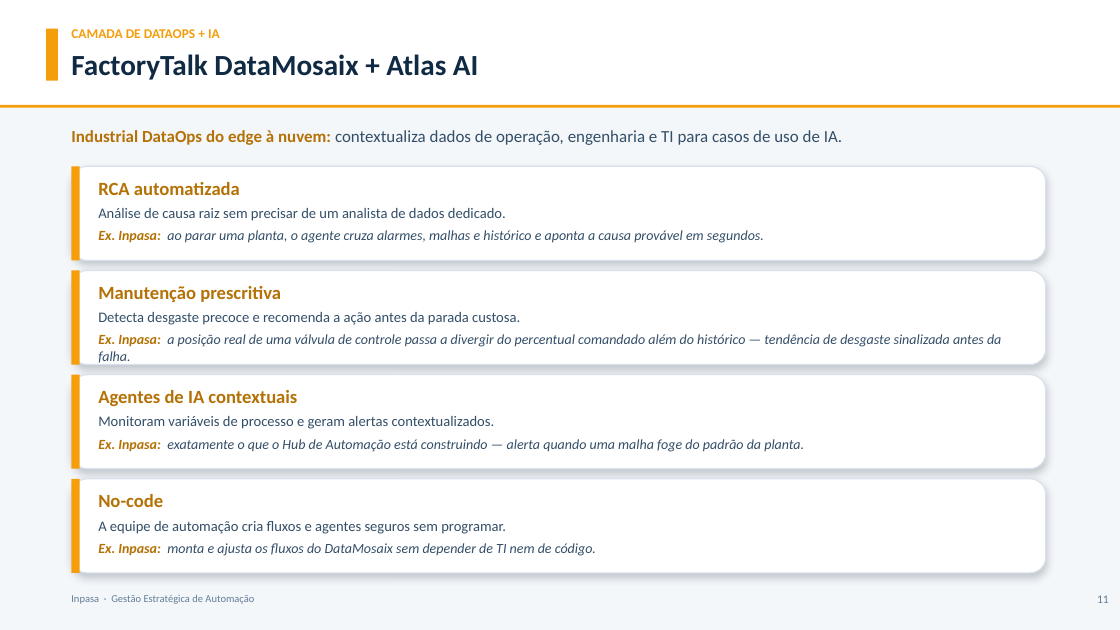
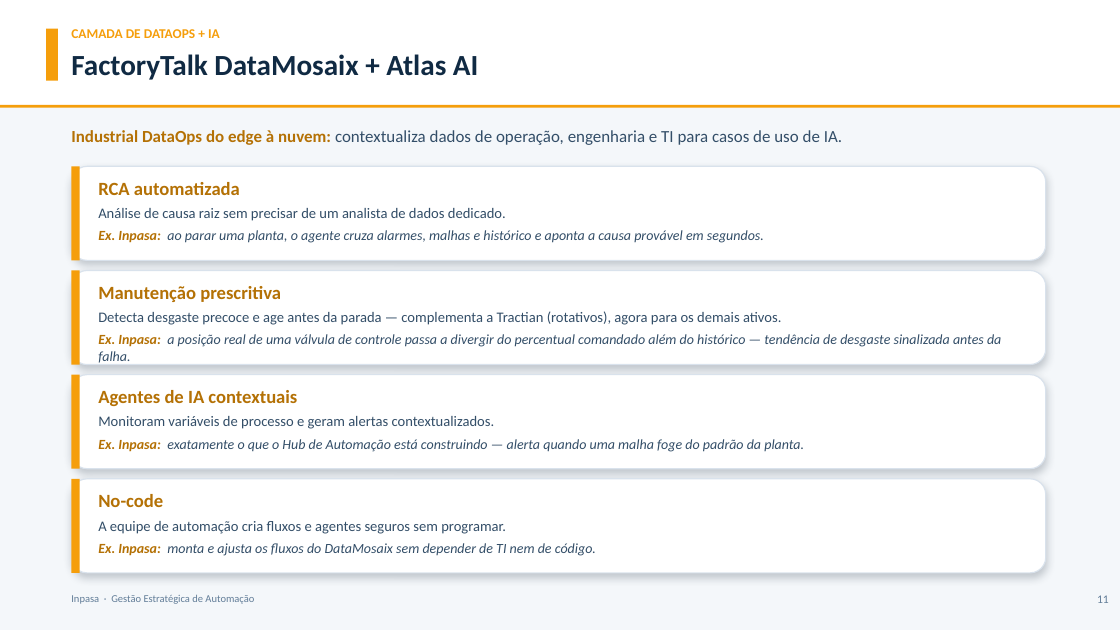
Before and after one commit to ItielGoncalves/ICG2025, a slide deck: slide 11 of 2026.06.28 - MULTI - DataOps na Prática IA a Serviço da Alta Gestão vFINAL.pptx. Drawn at 1120x630 pixels with LibreOffice and Linux fonts; fonts in the diff are those of the drawing. Boxes give left, top, right and bottom in pixels: in the first picture for what was removed or moved away, otherwise in the second. Text is boxed around its words. In the diff, an @@ line names an element or a change of style, - is before the commit and + after.

```diff
--- a/2026.06.28 - MULTI - DataOps na Prática IA a Serviço da Alta Gestão vFINAL.pptx
+++ b/2026.06.28 - MULTI - DataOps na Prática IA a Serviço da Alta Gestão vFINAL.pptx
@@ text at (98, 311, 781, 325): text changed @@
-Detecta desgaste precoce e recomenda a ação antes da parada custosa.
+Detecta desgaste precoce e age antes da parada — complementa a Tractian (rotativos), agora para os demais ativos.
```
Also in this commit, not shown: 9 other slides changed, 1 slide removed, 3 other files.
